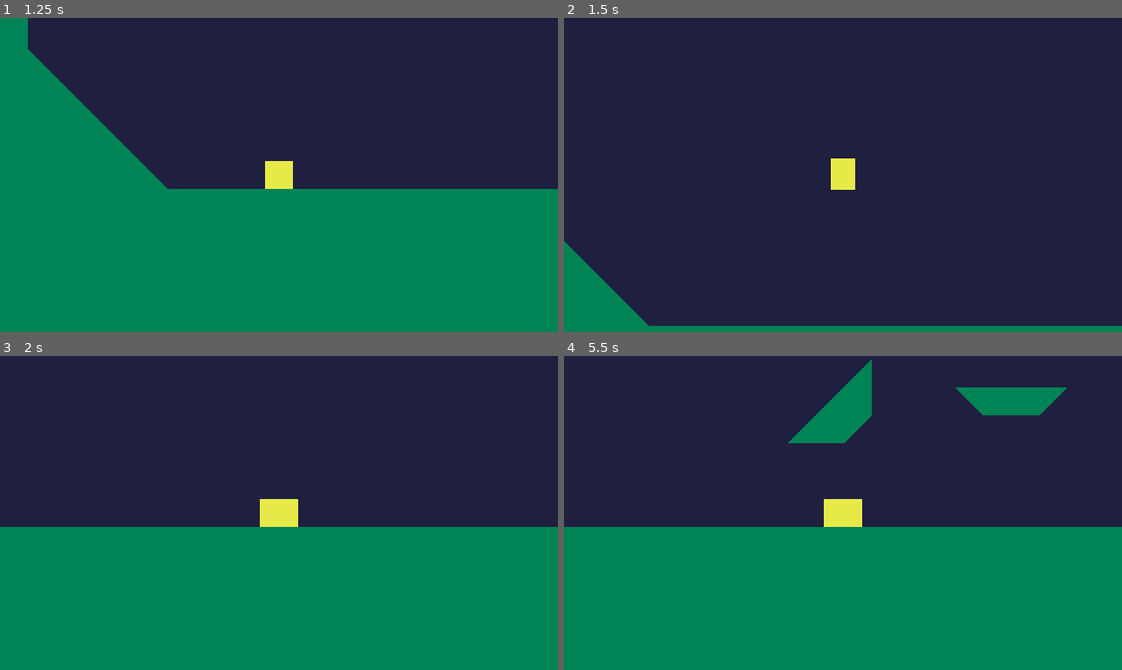
Above: before the commit, frames 1-4 (two rows, left to right).
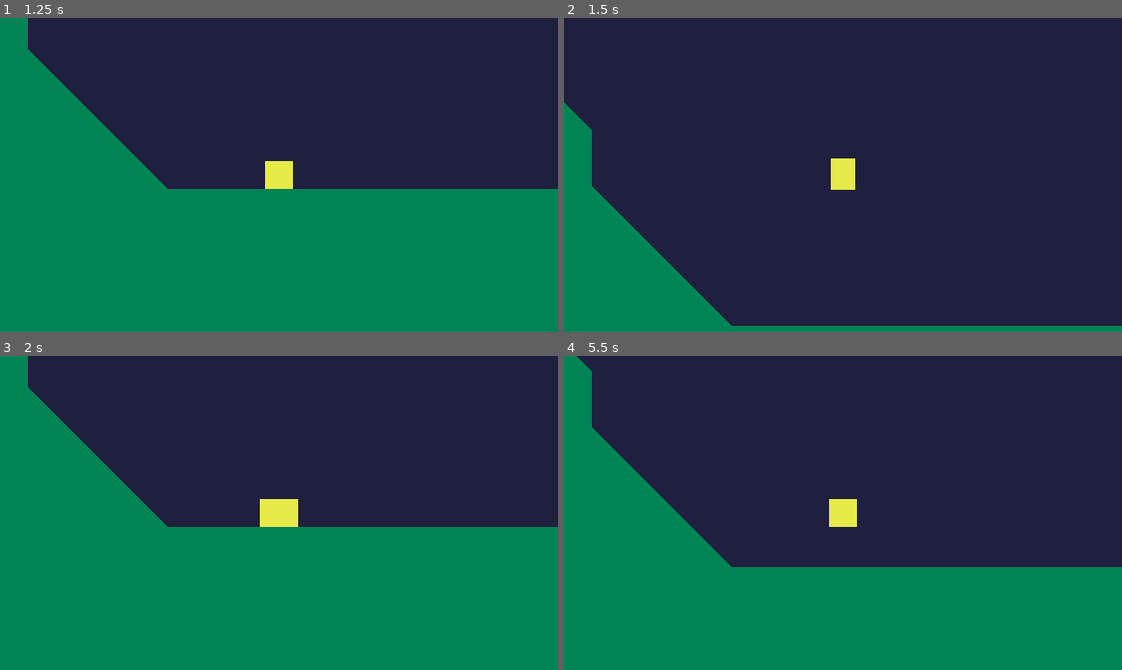
Above: after the commit, the same moments.

Repository: idbrii/godot-eggplant50-template
Game: Godot game, scene res://mainmenu/mainmenu.tscn
Same seed, same stepped clock (60 frames per second), same inputs: the game is played once before the commit and once after it.
Inputs:
- Up to frame 1 (1.25 s): click "Platformer Starter" at 0.5 s
- Up to frame 2 (1.5 s): tap Enter at 1.25 s; hold Right (ui_right) from 1.28 s (still down); hold Space (Input1) from 1.28 s (still down)
- Up to frame 3 (2 s): keep holding Right (ui_right); keep holding Space (Input1); tap Up (ui_up) at 1.52, 1.82 s; tap X (Input2) at 1.55 s
- Up to frame 4 (5.5 s): release Space (Input1) at 2.03 s; tap X (Input2) at 2.1, 3.8 s; tap Up (ui_up) at 2.27, 2.3, 2.57, 3.77, 4.07, 4.52, 4.55, 4.82, 5.27 s; release Right (ui_right) at 2.78 s; hold Left (ui_left) 2.78-3.53 s; hold Up (ui_up) 2.78-3.53 s; tap Space (Input1) at 3.05, 3.6, 5.1 s; hold Right (ui_right) 3.53-5.03 s; hold X (Input2) 4.28-5.03 s; hold Left (ui_left) from 5.03 s (still down)

Frame 1 is identical in both runs. In frame 2, 6.9% of the frame differs, in the area x 0-30%, y 26-99%; in frame 3, 8.3%; in frame 4, 18%, in the area x 0-100%, y 0-68%.

Commit message:
Add gamepad stick input; improve movement2
Add move_ inputs to handle stick input. Keep ui_ inputs as dpad only
since that's sometimes easier to use.

Bring over my improvements to movement2. Analog input, walking, use
Input2 for walk.

https://github.com/idbrii/godot-movement2

Document how to use inputs in readme.

Diff:
--- a/games/movement2/Player/Player.gd
+++ b/games/movement2/Player/Player.gd
@@ -9,12 +9,13 @@
 # Except for separate air and ground acceleration, as I don't think it's necessary.
 
 
-# BASIC MOVEMENT VARAIABLES ---------------- #
+# BASIC MOVEMENT VARIABLES ---------------- #
 var velocity := Vector2(0,0)
 var face_direction := 1
-var x_dir := 1
 
-export var max_speed: float = 560
+var run_threshold: float = 0.8  # in [0.1] set to 0 to disable walk detection
+export var max_walk_speed: float = 200
+export var max_run_speed: float = 560
 export var acceleration: float = 2880
 export var turning_acceleration : float = 9600
 export var deceleration: float = 3200
@@ -25,7 +26,7 @@
 export var gravity_max : float = 1020
 # ------------- #
 
-# JUMP VARAIABLES ------------------- #
+# JUMP VARIABLES ------------------- #
 export var jump_force : float = 1400
 export var jump_cut : float = 0.25
 export var jump_gravity_max : float = 500
@@ -41,14 +42,16 @@
 # ----------------------------------- #
 
 
-# All iputs we want to keep track of
+# All inputs we want to keep track of
 func get_input() -> Dictionary:
+	var move := Input.get_vector("move_left", "move_right", "move_up", "move_down")
 	return {
-		"x": int(Input.is_action_pressed("ui_right")) - int(Input.is_action_pressed("ui_left")),
-		"y": int(Input.is_action_pressed("ui_down")) - int(Input.is_action_pressed("ui_up")),
-		"just_jump": Input.is_action_just_pressed("Input1") == true,
-		"jump": Input.is_action_pressed("Input1") == true,
-		"released_jump": Input.is_action_just_released("Input1") == true
+		"x": move.x,
+		"y": move.y,
+		"just_jump": Input.is_action_just_pressed("Input1"),
+		"jump": Input.is_action_pressed("Input1"),
+		"released_jump": Input.is_action_just_released("Input1"),
+		"walk": Input.is_action_pressed("Input2"),
 	}
 
 
@@ -69,27 +72,33 @@
 
 
 func x_movement(delta: float) -> void:
-	x_dir = get_input()["x"]
+	var x_val = get_input().x
+	var x_abs = abs(x_val)
+	var x_sign = sign(x_val)
+	var x_int = int(ceil(x_abs) * x_sign)
+	var is_walking = x_abs < run_threshold or get_input().walk
 
-	# Stop if we're not doing movement inputs.
-	if x_dir == 0:
-		velocity.x = Vector2(velocity.x, 0).move_toward(Vector2(0,0), deceleration * delta).x
+	# Brake if we're not doing movement inputs or slowing to walk
+	if x_abs <= 0.1 or (is_walking and abs(velocity.x) >= max_walk_speed):
+		velocity.x = Vector2(velocity.x, 0).move_toward(Vector2.ZERO, deceleration * delta).x
 		return
 
+	var does_input_dir_follow_momentum = sign(velocity.x) == x_sign
+
 	# If we are doing movement inputs and above max speed, don't accelerate nor decelerate
-	# Except if we are turning
+	# Except if we are turning or walking
 	# (This keeps our momentum gained from outside or slopes)
-	if abs(velocity.x) >= max_speed and sign(velocity.x) == x_dir:
+	if not is_walking and abs(velocity.x) >= max_run_speed and does_input_dir_follow_momentum:
 		return
 
 	# Are we turning?
 	# Deciding between acceleration and turn_acceleration
-	var accel_rate : float = acceleration if sign(velocity.x) == x_dir else turning_acceleration
+	var accel_rate : float = acceleration if does_input_dir_follow_momentum else turning_acceleration
 
 	# Accelerate
-	velocity.x += x_dir * accel_rate * delta
+	velocity.x += x_val * accel_rate * delta
 
-	set_direction(x_dir) # This is purely for visuals
+	set_direction(round(x_int)) # This is purely for visuals
 
 
 func set_direction(hor_direction) -> void:
@@ -107,7 +116,7 @@
 	if is_on_floor():
 		jump_coyote_timer = jump_coyote
 		is_jumping = false
-	if get_input()["just_jump"]:
+	if get_input().just_jump:
 		jump_buffer_timer = jump_buffer
 
 	# Jump if grounded, there is jump input, and we aren't jumping already
@@ -115,23 +124,23 @@
 		is_jumping = true
 		jump_coyote_timer = 0
 		jump_buffer_timer = 0
-		 # If falling, account for that lost speed
+		# If falling, account for that lost speed
 		if velocity.y > 0:
 			velocity.y -= velocity.y
 
 		velocity.y = -jump_force
 
 	# We're not actually interested in checking if the player is holding the jump button
-#	if get_input()["jump"]:pass
+#	if get_input().jump:pass
 
-	# Cut the velocity if let go of jump. This means our jumpheight is varaiable
+	# Cut the velocity if let go of jump. This means our jumpheight is variable
 	# This should only happen when moving upwards, as doing this while falling would lead to
-	# The ability to studder our player mid falling
-	if get_input()["released_jump"] and velocity.y < 0:
+	# The ability to stutter our player mid falling
+	if get_input().released_jump and velocity.y < 0:
 		velocity.y -= (jump_cut * velocity.y)
 
 	# This way we won't start slowly descending / floating once hit a ceiling
-	# The value added to the treshold is arbritary,
+	# The value added to the threshold is arbitrary,
 	# But it solves a problem where jumping into
 	if is_on_ceiling(): velocity.y = jump_hang_treshold + 100.0
 
@@ -159,7 +168,7 @@
 
 
 func timers(delta: float) -> void:
-	# Using timer nodes here would mean unnececary functions and node calls
+	# Using timer nodes here would mean unnecessary functions and node calls
 	# This way everything is contained in just 1 script with no node requirements
 	jump_coyote_timer -= delta
 	jump_buffer_timer -= delta
--- a/project.godot
+++ b/project.godot
@@ -102,6 +102,38 @@
 "deadzone": 0.5,
 "events": [  ]
 }
+move_left={
+"deadzone": 0.5,
+"events": [ Object(InputEventKey,"resource_local_to_scene":false,"resource_name":"","device":0,"alt":false,"shift":false,"control":false,"meta":false,"command":false,"pressed":false,"scancode":0,"physical_scancode":0,"unicode":4194319,"echo":false,"script":null)
+, Object(InputEventJoypadButton,"resource_local_to_scene":false,"resource_name":"","device":0,"button_index":14,"pressure":0.0,"pressed":false,"script":null)
+, Object(InputEventKey,"resource_local_to_scene":false,"resource_name":"","device":-1,"alt":false,"shift":false,"control":false,"meta":false,"command":false,"pressed":false,"scancode":0,"physical_scancode":0,"unicode":97,"echo":false,"script":null)
+, Object(InputEventJoypadMotion,"resource_local_to_scene":false,"resource_name":"","device":-1,"axis":0,"axis_value":-1.0,"script":null)
+ ]
+}
+move_right={
+"deadzone": 0.5,
+"events": [ Object(InputEventKey,"resource_local_to_scene":false,"resource_name":"","device":0,"alt":false,"shift":false,"control":false,"meta":false,"command":false,"pressed":false,"scancode":0,"physical_scancode":0,"unicode":4194321,"echo":false,"script":null)
+, Object(InputEventJoypadButton,"resource_local_to_scene":false,"resource_name":"","device":0,"button_index":15,"pressure":0.0,"pressed":false,"script":null)
+, Object(InputEventKey,"resource_local_to_scene":false,"resource_name":"","device":-1,"alt":false,"shift":false,"control":false,"meta":false,"command":false,"pressed":false,"scancode":0,"physical_scancode":0,"unicode":100,"echo":false,"script":null)
+, Object(InputEventJoypadMotion,"resource_local_to_scene":false,"resource_name":"","device":-1,"axis":0,"axis_value":1.0,"script":null)
+ ]
+}
+move_up={
+"deadzone": 0.5,
+"events": [ Object(InputEventKey,"resource_local_to_scene":false,"resource_name":"","device":0,"alt":false,"shift":false,"control":false,"meta":false,"command":false,"pressed":false,"scancode":0,"physical_scancode":0,"unicode":4194320,"echo":false,"script":null)
+, Object(InputEventJoypadButton,"resource_local_to_scene":false,"resource_name":"","device":0,"button_index":12,"pressure":0.0,"pressed":false,"script":null)
+, Object(InputEventKey,"resource_local_to_scene":false,"resource_name":"","device":-1,"alt":false,"shift":false,"control":false,"meta":false,"command":false,"pressed":false,"scancode":0,"physical_scancode":0,"unicode":119,"echo":false,"script":null)
+, Object(InputEventJoypadMotion,"resource_local_to_scene":false,"resource_name":"","device":-1,"axis":1,"axis_value":-1.0,"script":null)
+ ]
+}
+move_down={
+"deadzone": 0.5,
+"events": [ Object(InputEventKey,"resource_local_to_scene":false,"resource_name":"","device":0,"alt":false,"shift":false,"control":false,"meta":false,"command":false,"pressed":false,"scancode":0,"physical_scancode":0,"unicode":4194322,"echo":false,"script":null)
+, Object(InputEventJoypadButton,"resource_local_to_scene":false,"resource_name":"","device":0,"button_index":13,"pressure":0.0,"pressed":false,"script":null)
+, Object(InputEventKey,"resource_local_to_scene":false,"resource_name":"","device":-1,"alt":false,"shift":false,"control":false,"meta":false,"command":false,"pressed":false,"scancode":0,"physical_scancode":0,"unicode":115,"echo":false,"script":null)
+, Object(InputEventJoypadMotion,"resource_local_to_scene":false,"resource_name":"","device":-1,"axis":1,"axis_value":1.0,"script":null)
+ ]
+}
 Input1={
 "deadzone": 0.5,
 "events": [ Object(InputEventKey,"resource_local_to_scene":false,"resource_name":"","device":0,"alt":false,"shift":false,"control":false,"meta":false,"command":false,"pressed":false,"scancode":32,"physical_scancode":0,"unicode":0,"echo":false,"script":null)
Not shown, changed: README.md
